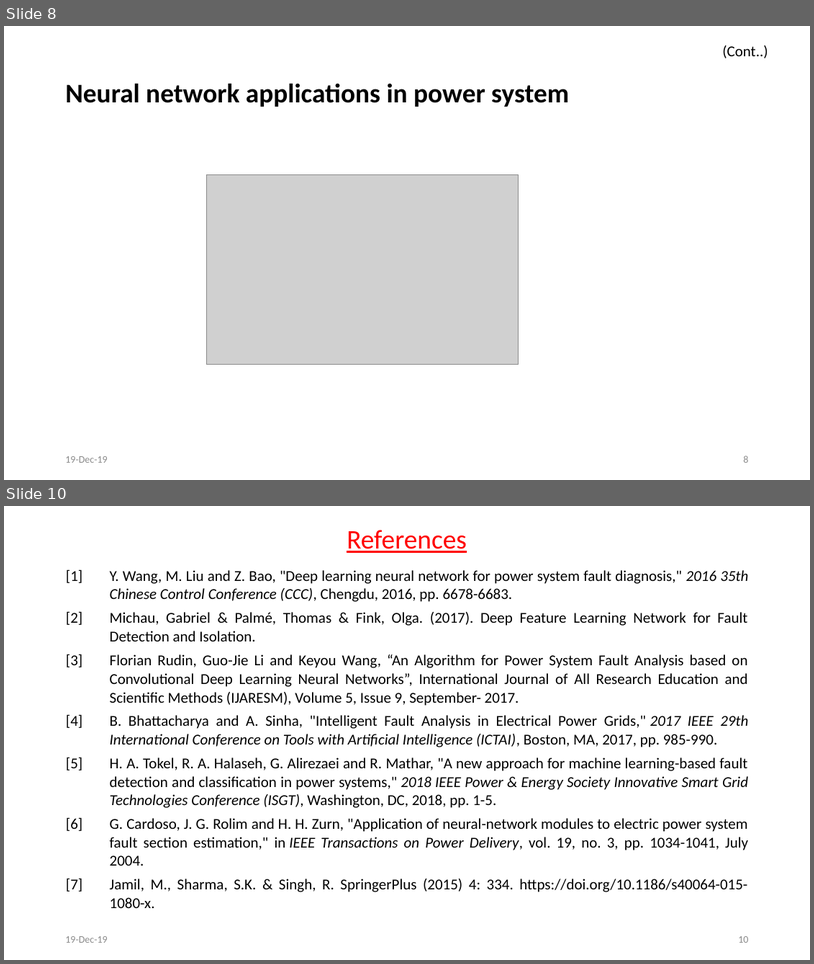
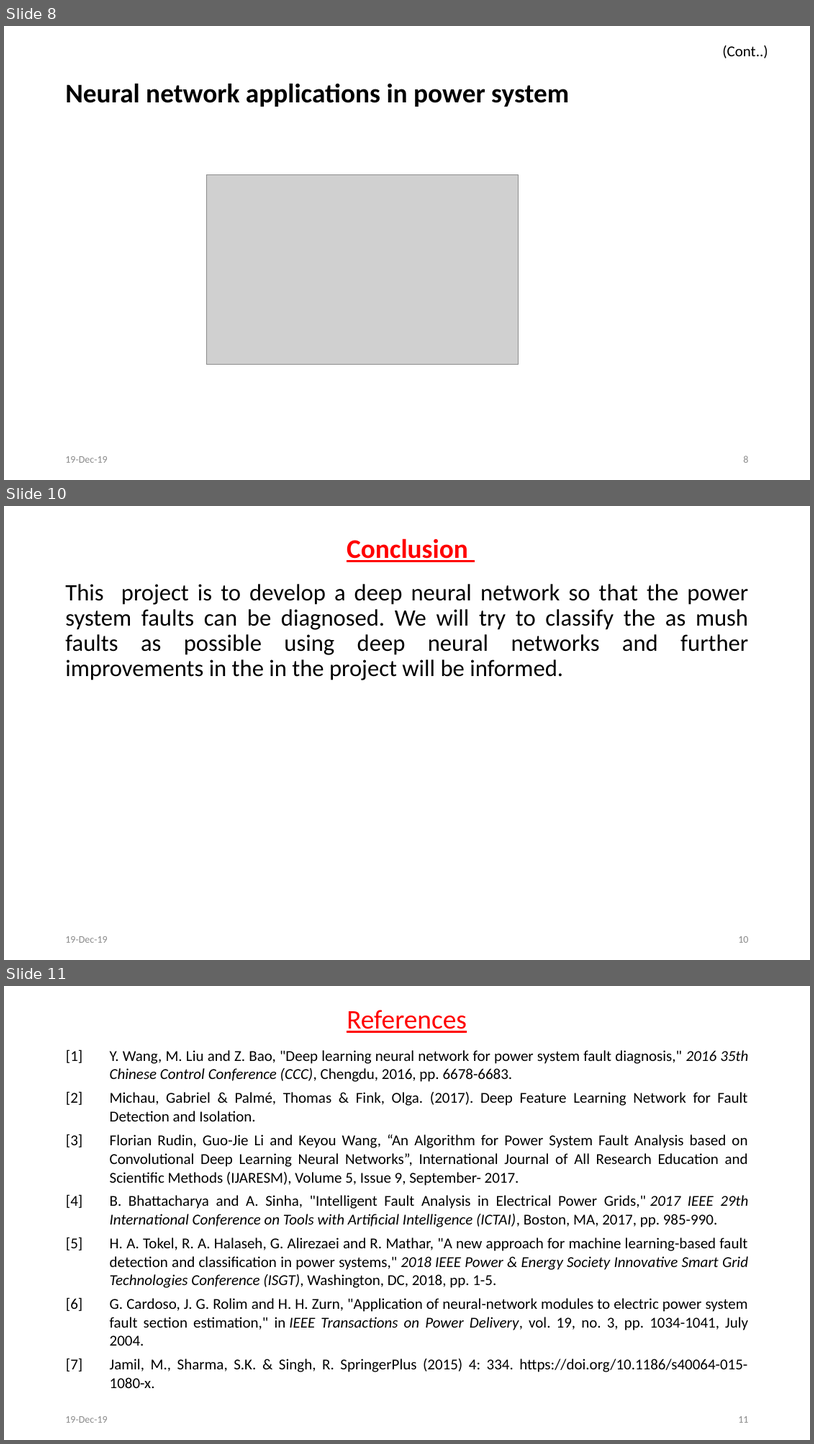
Before and after one commit to svec-final-year-project-eee/Project, a slide deck: First Review/First Oral Presentation.pptx. Shown one above the other, each under a label of ours: slides 8 and 10 before the commit, slides 8, 10 and 11 after it; the slides between them are not shown. The pictures are 814x964 and 814x1444 pixels, drawn with LibreOffice and Linux fonts; fonts in the diff are those of the drawing; grey boxes stand for pictures. Boxes give left, top, right and bottom in pixels: in the first picture for what was removed or moved away, otherwise in the second. Text is boxed around its words. In the diff, an @@ line names an element or a change of style, - is before the commit and + after.

```diff
--- a/First Review/First Oral Presentation.pptx
+++ b/First Review/First Oral Presentation.pptx
@@ slide 10 added at [4, 506, 810, 960], background #FFFFFF @@
@@ text added at [347, 538, 468, 562], 32 pt, text #FF0000, bold, underline @@
+Conclusion
@@ text added at [65, 584, 748, 680], 28 pt, text #000000 @@
+This project is to develop a deep neural network so that the power system faults can be diagnosed. We will try to classify the as mush faults as possible using deep neural networks and further improvements in the in the project will be informed.
@@ text added at [65, 936, 107, 942], 12 pt, text #8C8C8C @@
+19-Dec-19
@@ page number added at [738, 936, 748, 942], 12 pt, text #8C8C8C @@
+10
@@ what was slide 10 is now slide 11 @@
@@ page number at [738, 1416, 748, 1422]: text changed @@
-10
+11
```
Also in this commit, not shown: 2 slides changed, 1 slide removed.
